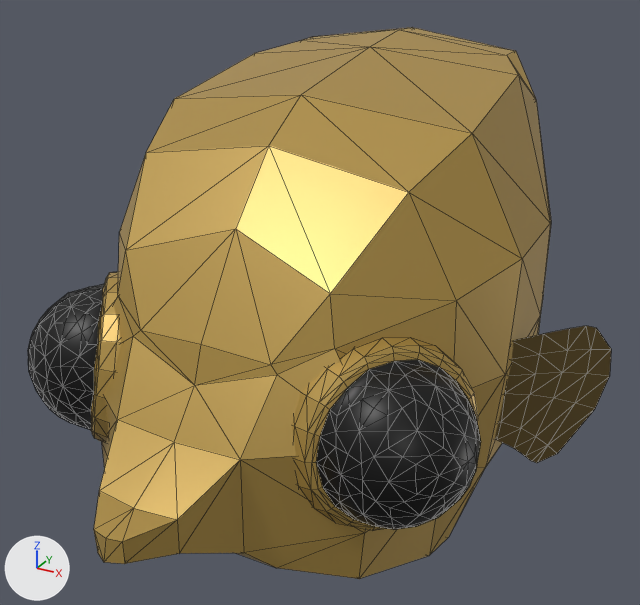
What one commit did to the glTF model public/assets/characters/char_fish_yellow_tang.glb.
The view is the same before and after, from a 50 mm camera at (2.3, -4.21, 2.43) aimed at (-0.11, 0.17, 0.24). Arrows for +X, +Y and +Z are at lower left; the lights stay in place. The first picture is the older version. Mesh edges are drawn as thin lines. Where no turn or scale is listed for an object, it has been applied to the vertices.

In view in the first picture: 'YellowTang'.
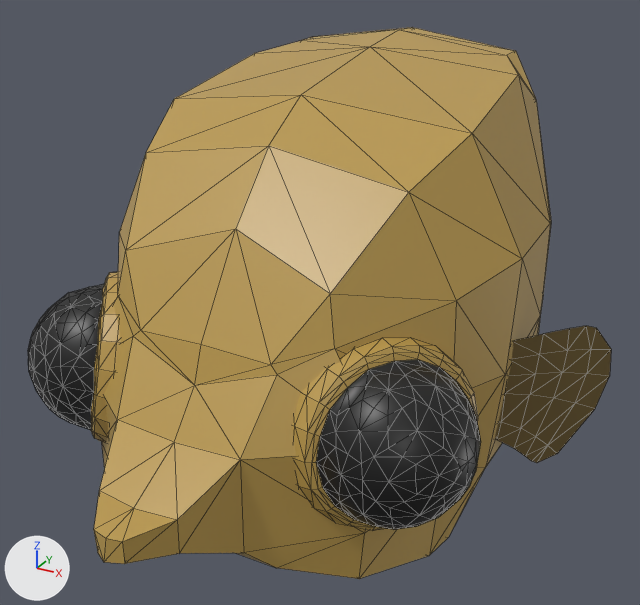
The change, as a diff of the scene's bpy script:
```diff
--- a/public/assets/characters/char_fish_yellow_tang.glb.py
+++ b/public/assets/characters/char_fish_yellow_tang.glb.py
@@ mat_yellowtang_main @@
 mat_yellowtang_main.base_color = (0.492, 0.323, 0.0787)  # yellow #ba9a4f
-mat_yellowtang_main.metallic = 0.4
 mat_yellowtang_main.roughness = 0.415
```

Pixel boxes (x1, y1, x2, y2) of what changed, in the pictures (640 x 605 px):
'YellowTang', surface changed
    both: (28, 27, 611, 579)
